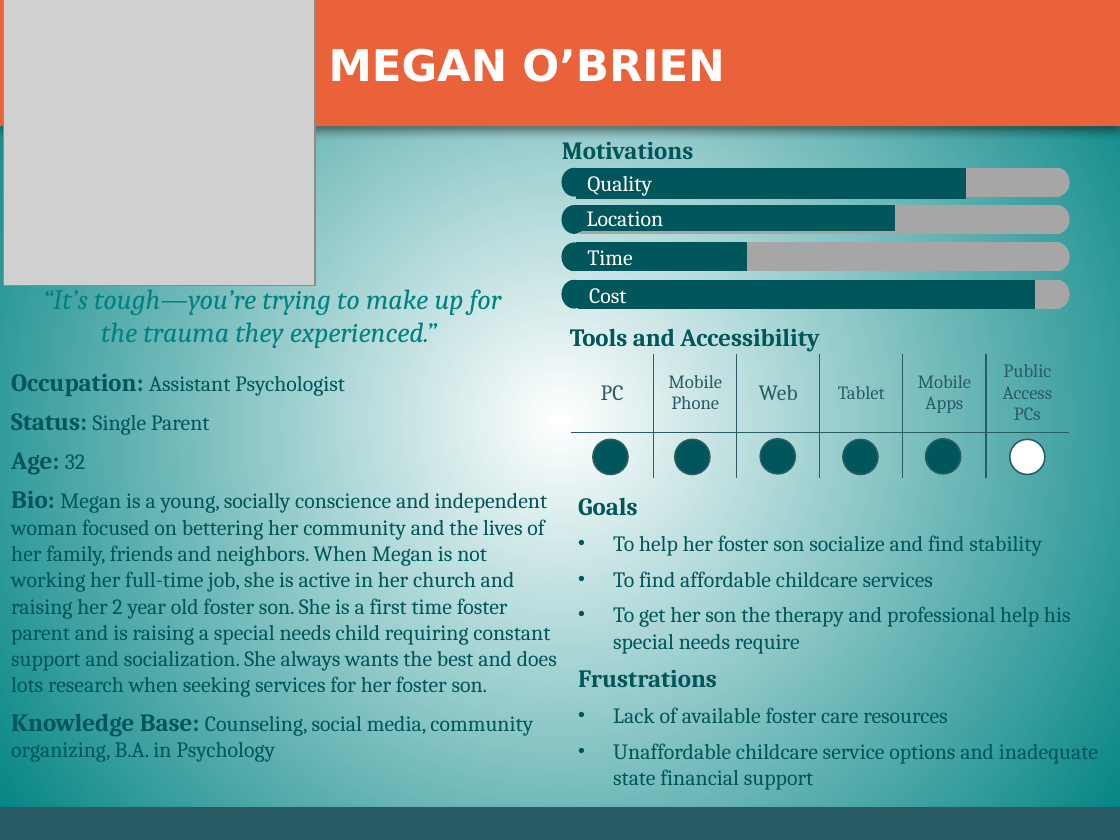
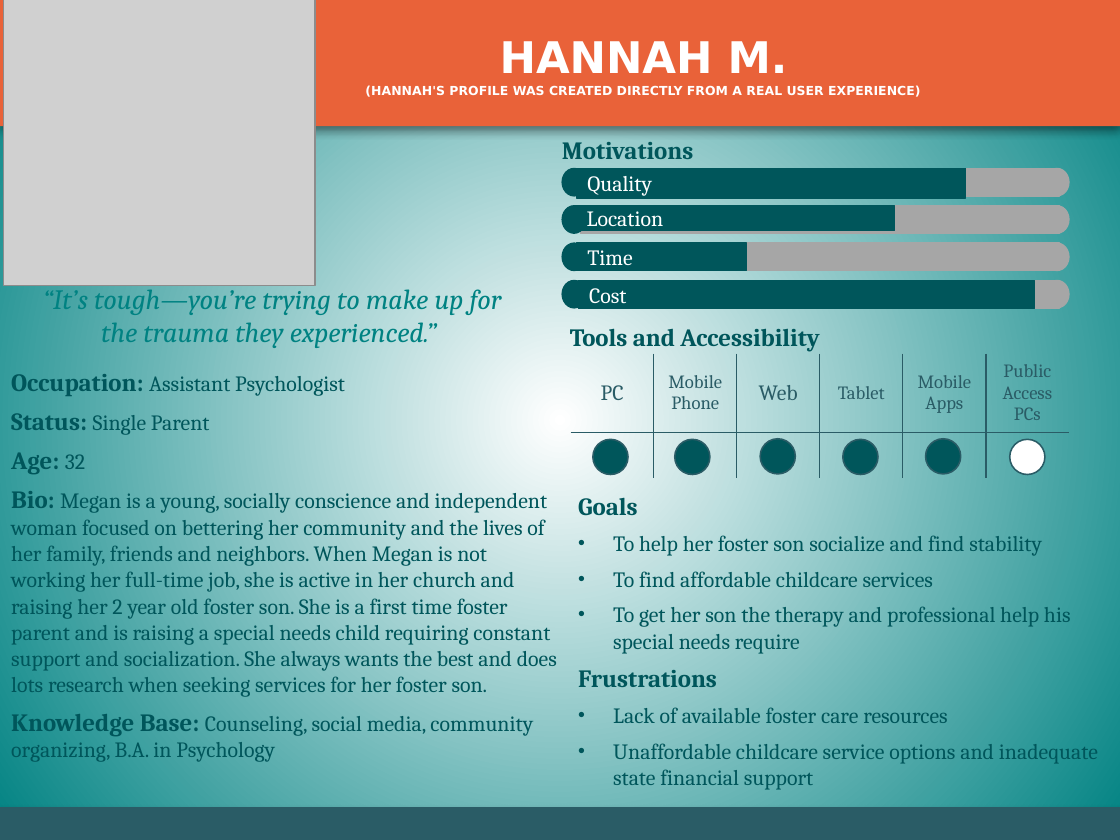
Before and after one commit to CambriaSolutions/MSRFP-3717, a slide deck: slide 3 of artifacts/Human-Centered-Design-Artifacts/MS ADPQ Personas.pptx. Drawn at 1120x840 pixels with LibreOffice and Linux fonts; fonts in the diff are those of the drawing; grey boxes stand for pictures. Boxes give left, top, right and bottom in pixels: in the first picture for what was removed or moved away, otherwise in the second. Text is boxed around its words. In the diff, an @@ line names an element or a change of style, - is before the commit and + after.

```diff
--- a/artifacts/Human-Centered-Design-Artifacts/MS ADPQ Personas.pptx
+++ b/artifacts/Human-Centered-Design-Artifacts/MS ADPQ Personas.pptx
@@ title at (365, 41, 920, 97): text changed; size 28 to 8 pt @@
-MEGAN O’BRIEN
+HANNAH M.
+(HANNAH'S PROFILE WAS CREATED DIRECTLY FROM A REAL USER EXPERIENCE)
```
Also in this commit, not shown: 3 other slides changed.
